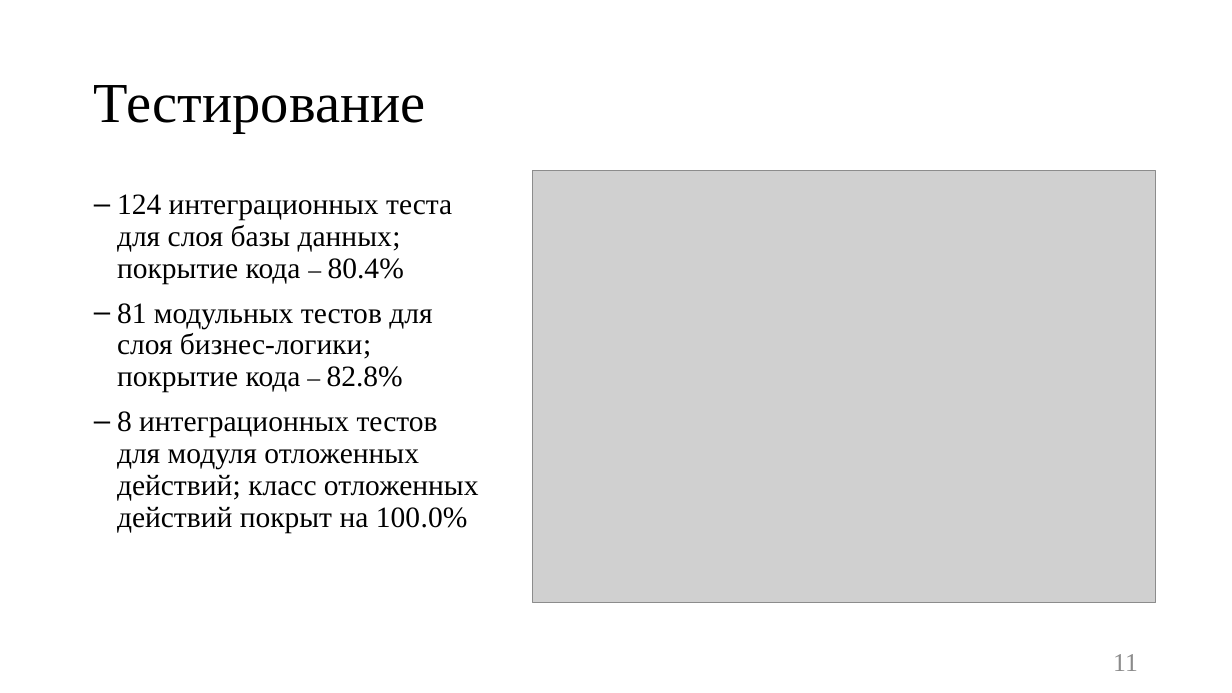
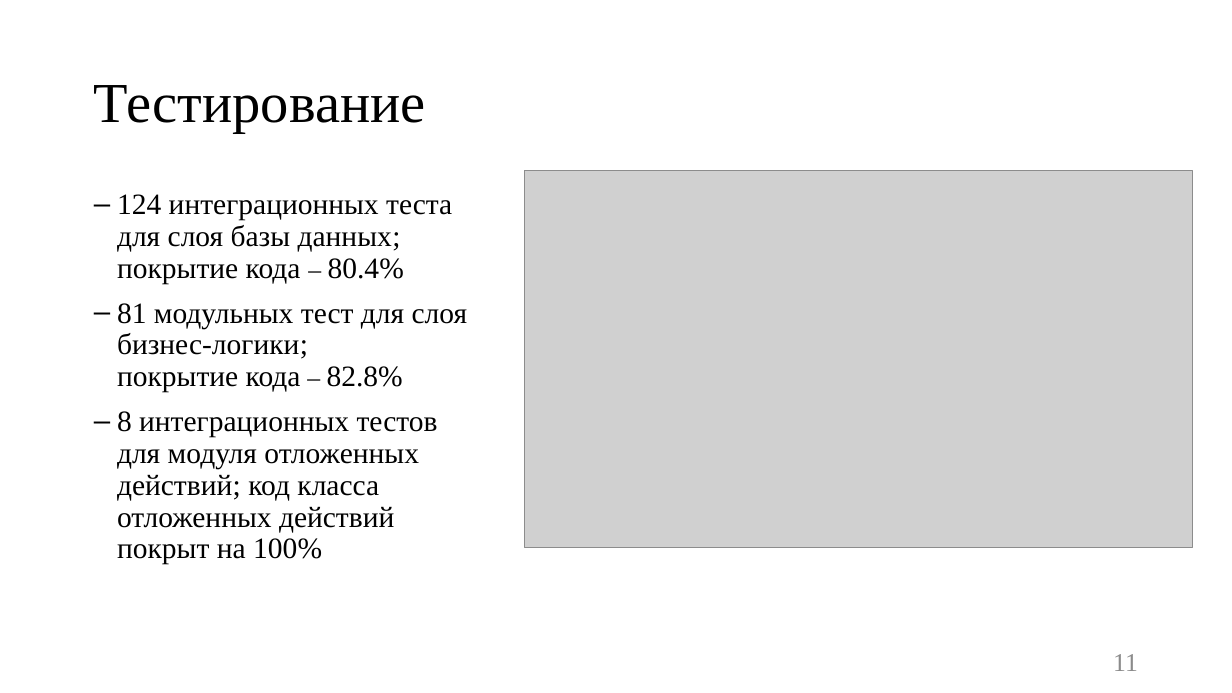
Before and after one commit to Kukushenok/competitive-math-game, a slide deck: slide 11 of docs/presentation.pptx. Drawn at 1232x693 pixels with LibreOffice and Linux fonts; fonts in the diff are those of the drawing; grey boxes stand for pictures. Boxes give left, top, right and bottom in pixels: in the first picture for what was removed or moved away, otherwise in the second. Text is boxed around its words. In the diff, an @@ line names an element or a change of style, - is before the commit and + after.

```diff
--- a/docs/presentation.pptx
+++ b/docs/presentation.pptx
@@ picture: place and size @@
-picture at (533,171,1156,604)
+picture at (525,171,1193,548)
@@ text at (117,303,468,565): text changed @@
-– 81 модульных тестов для слоя бизнес-логики;
-  покрытие кода ‒ 82.8%
-– 8 интеграционных тестов для модуля отложенных действий; класс отложенных действий покрыт на 100.0%
+– 81 модульных тест для слоя бизнес-логики;
+  покрытие кода ‒ 82.8%
+– 8 интеграционных тестов для модуля отложенных действий; код класса отложенных действий покрыт на 100%
```
Also in this commit, not shown: 9 other slides changed, 8 other files.
